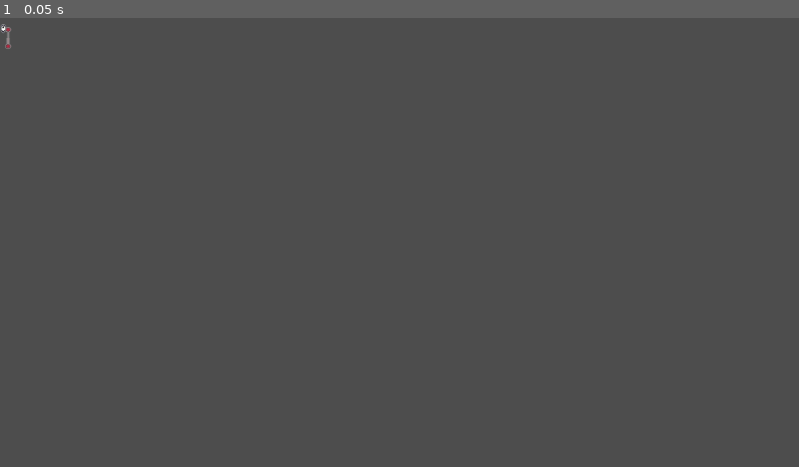
Above: before the commit, frame 1.
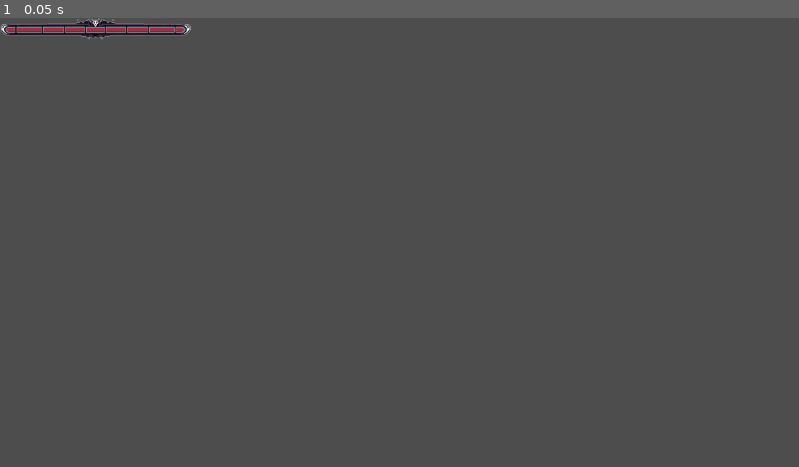
Above: after the commit, the same moment.

Repository: Ry645/ProjectBossClicker
Game: Godot game, scene res://bossHealthBar/boss_health_bar.tscn
Same seed, same stepped clock (60 frames per second), same inputs: the game is played once before the commit and once after it. This scene is started directly instead of the project's main scene.
Inputs:
- Up to frame 1 (0.05 s): no input

The runs differ from the first frame. In frame 1, 0.6% of the frame differs, in the area x 0-24%, y 0-7%.

Commit message:
revert this again again

Diff:
--- a/bossHealthBar/boss_health_bar.tscn
+++ b/bossHealthBar/boss_health_bar.tscn
@@ -5,13 +5,7 @@
 [ext_resource type="Texture2D" uid="uid://b6b0kxs64ccsm" path="res://bossHealthBar/bossHealthBarProgress.png" id="2_qi3e6"]
 
 [node name="bossHealthBar" type="TextureProgressBar"]
-step = 0.01
 value = 100.0
-nine_patch_stretch = true
-stretch_margin_left = 5
-stretch_margin_top = 16
-stretch_margin_right = 5
-stretch_margin_bottom = 16
 texture_over = ExtResource("1_vv8m7")
 texture_progress = ExtResource("2_qi3e6")
 texture_progress_offset = Vector2(7, 13)
